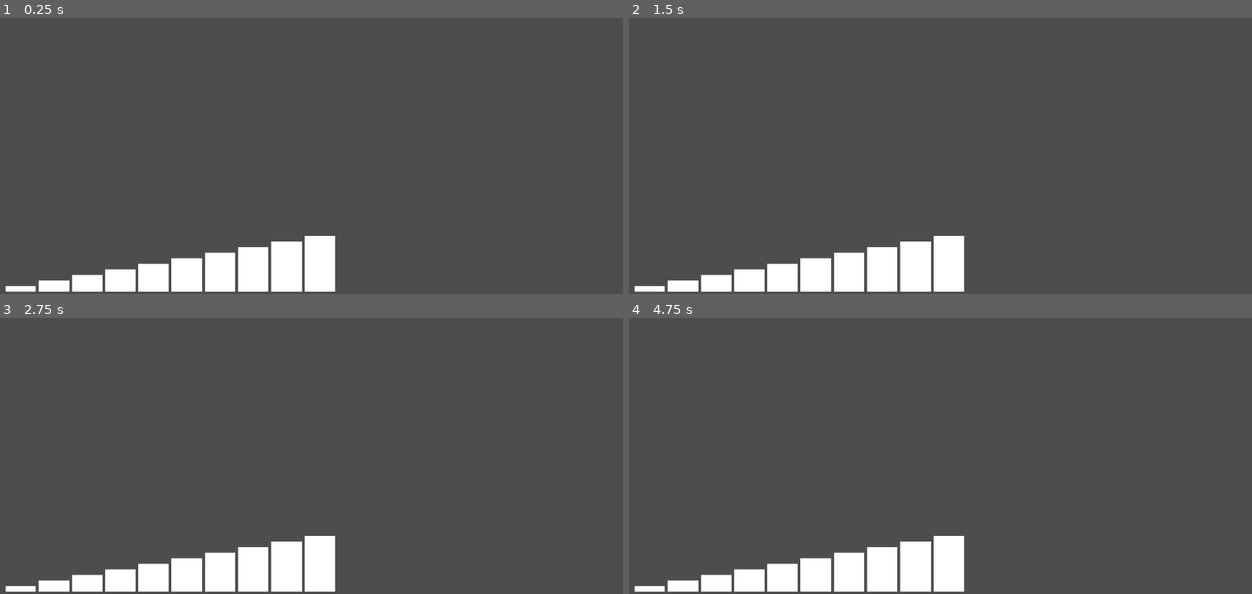
Above: before the commit, frames 1-4 (two rows, left to right).
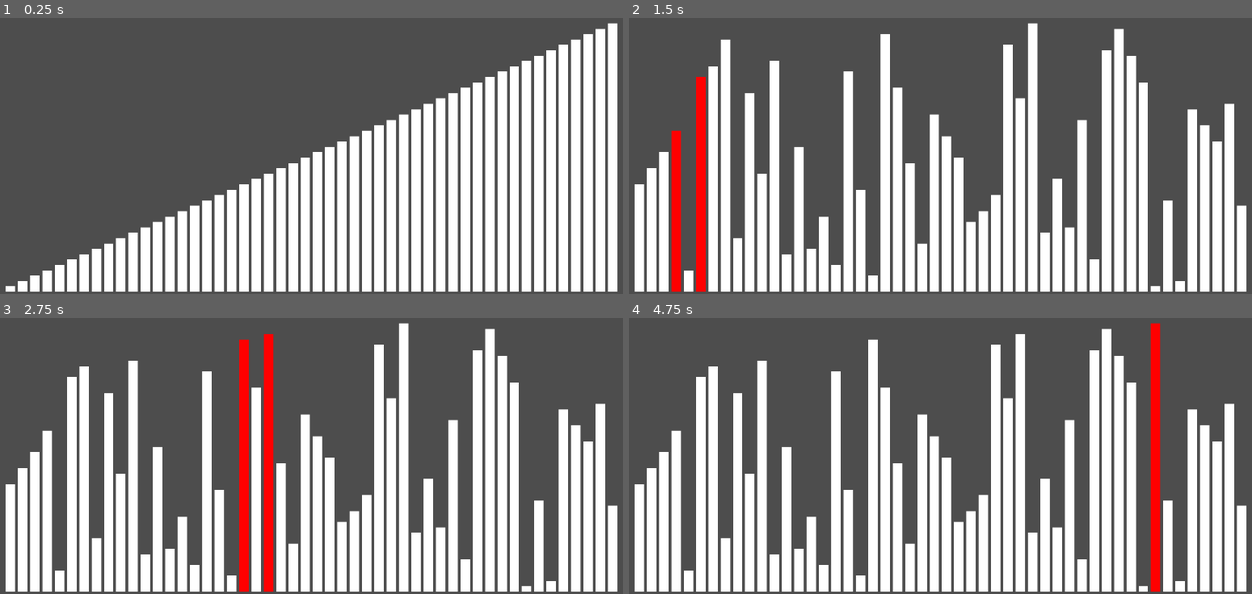
Above: after the commit, the same moments.

Repository: gabrielanthonyg2010-prog/Sorting-Algorithms
Game: Godot game, scene res://node.tscn
Same seed, same stepped clock (60 frames per second), same inputs: the game is played once before the commit and once after it.
Inputs:
- Up to frame 1 (0.25 s): no input
- Up to frame 2 (1.5 s): tap Enter at 0.5 s
- Up to frame 3 (2.75 s): no input
- Up to frame 4 (4.75 s): no input

The runs differ from the first frame. In frame 1, 37% of the frame differs, in the area x 2-100%, y 1-100%; in frame 2, 37%, in the area x 0-100%, y 1-100%; in frame 3, 37%; in frame 4, 37%.

Commit message:
more sorts

Diff:
--- a/Sorter.gd
+++ b/Sorter.gd
@@ -3,36 +3,33 @@
 const marginStart = 30.0
 const barSeparation = 5
 const borderD = 648.0
+const borderR = 1152.0
 var bar = preload("res://bar.tscn")
 var barHeights := {}
 var sortedBars := []
 var bars := []
 var width : float
+var heightDif : float
 enum sortType {
 	bogosort,
 	select,
 	insert,
 	bubble
 }
-var sort = sortType.bogosort
+var sort = sortType.bubble
 
 func add_bars(numberOfBars):
-	width = ((borderD - marginStart * 2) - barSeparation * (numberOfBars - 1)) / numberOfBars
-	print(width)
+	width = ((borderR - marginStart * 2) - barSeparation * (numberOfBars - 1)) / numberOfBars
+	heightDif = (borderD-600)/numberOfBars
 	for i in range(numberOfBars):
 		var new_bar = bar.instantiate()
 		get_parent().add_child.call_deferred(new_bar)
 		new_bar.position = Vector2(marginStart+(barSeparation+width)*i,borderD-4)
-		new_bar.scale.y = i+1
+		new_bar.scale.y = (i+1)*heightDif
 		new_bar.scale.x = width/10
 		sortedBars.append(new_bar)
 		bars.append(new_bar)
 		barHeights[new_bar] = i+1
-		print("scale.x: ", new_bar.scale.x)
-		print("rendered width: ", new_bar.scale.x * 10)
-	print("width: ", width)
-	print("last bar right edge: ", marginStart + (width + barSeparation) * (numberOfBars - 1) + width)
-	print("expected right edge: ", borderD - marginStart)
 
 
 func random_sort():
@@ -40,22 +37,127 @@
 
 	bars.shuffle()
 	for i in range(len(bars)):
-		bars[i].position = Vector2(marginStart+barSeparation*i,borderD-4)
+		move_bars(i)
+
+func select_sort():
+	var smallest_height
+	var smallest_bar
+	var smallest_position
+	for i in range(len(bars)):
+		bars[i].modulate = "RED"
+		smallest_height = barHeights[bars[i]]
+		for checkbar in range(i+1,len(bars)):
+			bars[checkbar].modulate = "BLUE"
+			if barHeights[bars[checkbar]] < smallest_height:
+				smallest_height = barHeights[bars[checkbar]]
+				smallest_bar = bars[checkbar]
+			for x in range(6):
+				await get_tree().process_frame
+			bars[checkbar].modulate = "WHITE"
+		if not smallest_height == barHeights[bars[i]]:
+			smallest_position = bars.find(smallest_bar)
+			bars.set(smallest_position,bars[i])
+			bars.set(i,smallest_bar)
+		for z in range(len(bars)):
+			move_bars(z)
+			bars[z].modulate = "WHITE"
+		for x in range(6):
+			await get_tree().process_frame
+	for z in range(len(bars)):
+		move_bars(z)
+		bars[z].modulate = "GREEN"
+
+func insertion_sort():
+	#This is for like the farthest part of the "ordered" sort
+	for i in range(len(bars)-1):
+		var lastPos = 0
+		var nextbar = bars[i+1]
+		bars[i].modulate = "RED"
+		#if the bar after the sort is greater than the last part of the sorted then it inserts it at the end
+		for x in range(12):
+			await get_tree().process_frame
+		if barHeights[nextbar] > barHeights[bars[i]]:
+			print("next bar is higher than highest bar")
+			continue
+		#This checks every part of the "ordered sort"
+		for c in range(i,-1,-1):
+			#if the bar is smaller than the bar its checking then insert there if it isnt then continue the loop
+			bars[c].modulate = "BLUE"
+			for x in range(12):
+				await get_tree().process_frame
+			if barHeights[nextbar] < barHeights[bars[c]]:
+				lastPos = c
+			if barHeights[nextbar] > barHeights[bars[c]]:
+				break
+		print(lastPos)
+		bars.erase(nextbar)
+		bars.insert(lastPos,nextbar)
+		for z in range(len(bars)):
+			move_bars(z)
+			bars[z].modulate = "WHITE"
+		for x in range(12):
+			await get_tree().process_frame
+	for z in range(len(bars)):
+		move_bars(z)
+		bars[z].modulate = "GREEN"
+
+func bubble_sort():
+	var rounds = 0
+	while true:
+		var swaps = 0
+		for i in range(len(bars)-(rounds+1)):
+			bars[i].modulate = "RED"
+			if barHeights[bars[i]] > barHeights[bars[i+1]]:
+				var A = bars[i]
+				var B = bars[i+1]
+				bars.set(i,B)
+				bars.set(i+1,A)
+				bars[i].modulate = "WHITE"
+				for z in range(len(bars)):
+					move_bars(z)
+				swaps+=1
+				for x in range(6):
+					await get_tree().process_frame
+				for z in range(len(bars)):
+					move_bars(z)
+					bars[z].modulate = "WHITE"
+		for x in range(6):
+			await get_tree().process_frame
+		for z in range(len(bars)):
+			move_bars(z)
+			bars[z].modulate = "WHITE"
+		if swaps == 0:
+			break
+	for z in range(len(bars)):
+		move_bars(z)
+		bars[z].modulate = "GREEN"
 
 func _ready():
-	add_bars(10)
-	#random_sort()
-	#$"Sort Delay".start()
-
-func _on_sort_delay_timeout() -> void:
-	if not is_same(sortedBars,bars):
+	add_bars(50)
+	for x in range(60):
+		await get_tree().process_frame
+	for x in range(1):
+		random_sort()
+		for z in range(1):
+			await get_tree().process_frame
+	for x in range(12):
+		await get_tree().process_frame
+	if not sortedBars == bars:
 		match sort:
 			sortType.bogosort:
-				random_sort()
+				while not sortedBars == bars:
+					random_sort()
+					for i in range(6):
+						await get_tree().process_frame
+				for z in range(len(bars)):
+					move_bars(z)
+					bars[z].modulate = "GREEN"
 			sortType.select:
-				pass
+				select_sort()
 			sortType.insert:
-				pass
+				insertion_sort()
 			sortType.bubble:
-				pass
-		$"Sort Delay".start()
+				bubble_sort()
+
+func move_bars(barIndex):
+	bars[barIndex].position = Vector2(marginStart+(barSeparation+width)*barIndex,borderD-4)
--- a/node.tscn
+++ b/node.tscn
@@ -6,9 +6,3 @@
 script = ExtResource("1_sy5k4")
 metadata/_edit_vertical_guides_ = [1980.0]
 metadata/_edit_horizontal_guides_ = [1080.0]
-
-[node name="Sort Delay" type="Timer" parent="." unique_id=446795359]
-wait_time = 0.05
-one_shot = true
-
-[connection signal="timeout" from="Sort Delay" to="." method="_on_sort_delay_timeout"]
